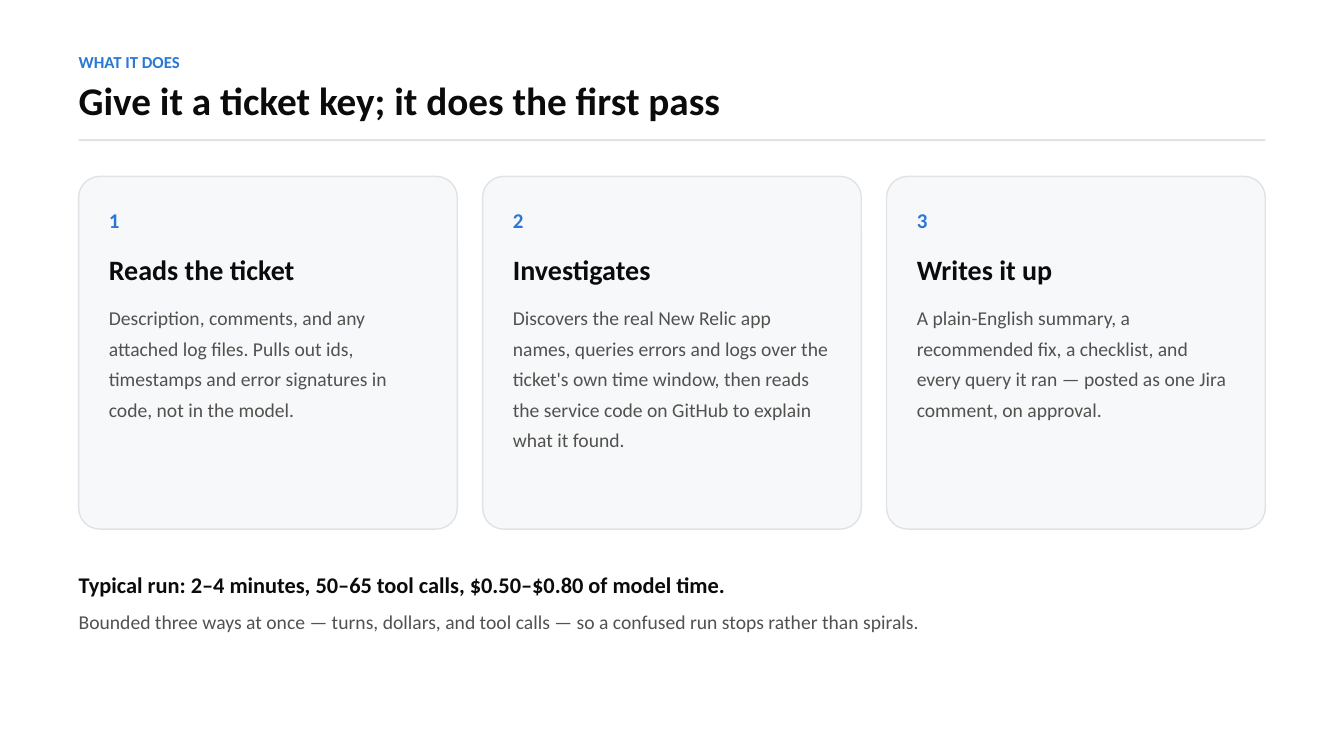
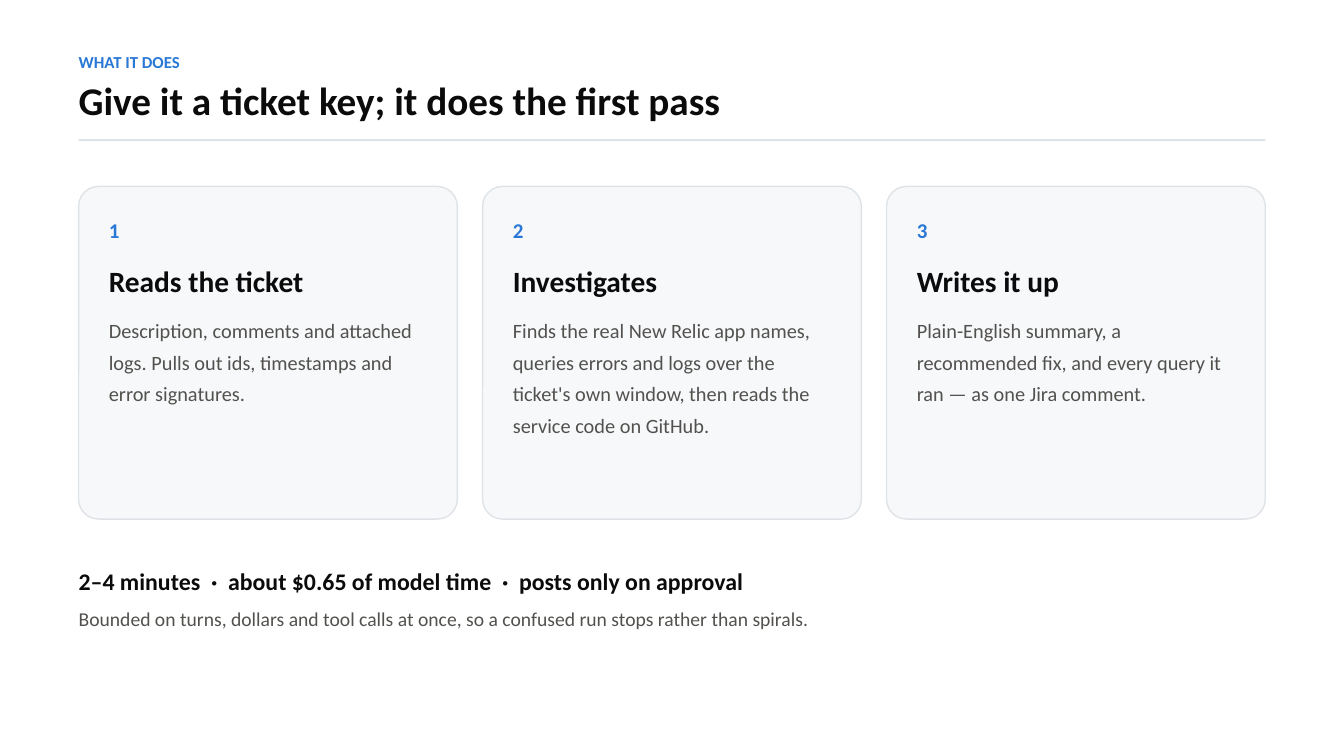
Before and after one commit to khushi-g25/Incident_IQ, a slide deck: slide 2 of docs/Incident_IQ.pptx (slide 3 before the commit). Drawn at 1344x756 pixels with LibreOffice and Linux fonts; fonts in the diff are those of the drawing. Boxes give left, top, right and bottom in pixels: in the first picture for what was removed or moved away, otherwise in the second. Text is boxed around its words. In the diff, an @@ line names an element or a change of style, - is before the commit and + after.

```diff
--- a/docs/Incident_IQ.pptx
+++ b/docs/Incident_IQ.pptx
@@ rounded rectangle resized from (x1=79, y1=176, x2=458, y2=529) to (x1=79, y1=187, x2=458, y2=519) @@
@@ rounded rectangle resized from (x1=483, y1=176, x2=862, y2=529) to (x1=483, y1=187, x2=862, y2=519) @@
@@ rounded rectangle resized from (x1=887, y1=176, x2=1266, y2=529) to (x1=887, y1=187, x2=1266, y2=519) @@
@@ text "1" moved from (x1=109, y1=214, x2=387, y2=419) to (x1=109, y1=224, x2=412, y2=405) @@
@@ text "2" moved from (x1=513, y1=214, x2=828, y2=447) to (x1=513, y1=224, x2=810, y2=433) @@
@@ text "3" moved from (x1=917, y1=214, x2=1226, y2=420) to (x1=917, y1=224, x2=1221, y2=401) @@
@@ text at (x1=109, y1=271, x2=304, y2=293): size 20 to 21 pt in "Reads the ticket" @@
@@ text at (x1=513, y1=271, x2=657, y2=297): size 20 to 21 pt in "Investigates" @@
@@ text at (x1=917, y1=271, x2=1059, y2=297): size 20 to 21 pt in "Writes it up" @@
@@ text at (x1=109, y1=324, x2=412, y2=405): text changed; size 14 to 14.5 pt @@
-Description, comments, and any attached log files. Pulls out ids, timestamps and error signatures in code, not in the model.
+Description, comments and attached logs. Pulls out ids, timestamps and error signatures.
@@ text at (x1=513, y1=324, x2=810, y2=433): text changed; size 14 to 14.5 pt @@
-Discovers the real New Relic app names, queries errors and logs over the ticket's own time window, then reads the service code on GitHub to explain what it found.
+Finds the real New Relic app names, queries errors and logs over the ticket's own window, then reads the service code on GitHub.
@@ text at (x1=917, y1=324, x2=1221, y2=401): text changed; size 14 to 14.5 pt @@
-A plain-English summary, a recommended fix, a checklist, and every query it ran — posted as one Jira comment, on approval.
+Plain-English summary, a recommended fix, and every query it ran — as one Jira comment.
@@ text at (x1=79, y1=573, x2=808, y2=629): text changed @@
-Typical run: 2–4 minutes, 50–65 tool calls, $0.50–$0.80 of model time.
-Bounded three ways at once — turns, dollars, and tool calls — so a confused run stops rather than spirals.
+2–4 minutes · about $0.65 of model time · posts only on approval
+Bounded on turns, dollars and tool calls at once, so a confused run stops rather than spirals.
```
Also in this commit, not shown: 3 other slides changed, 8 slides removed, 2 other files.
